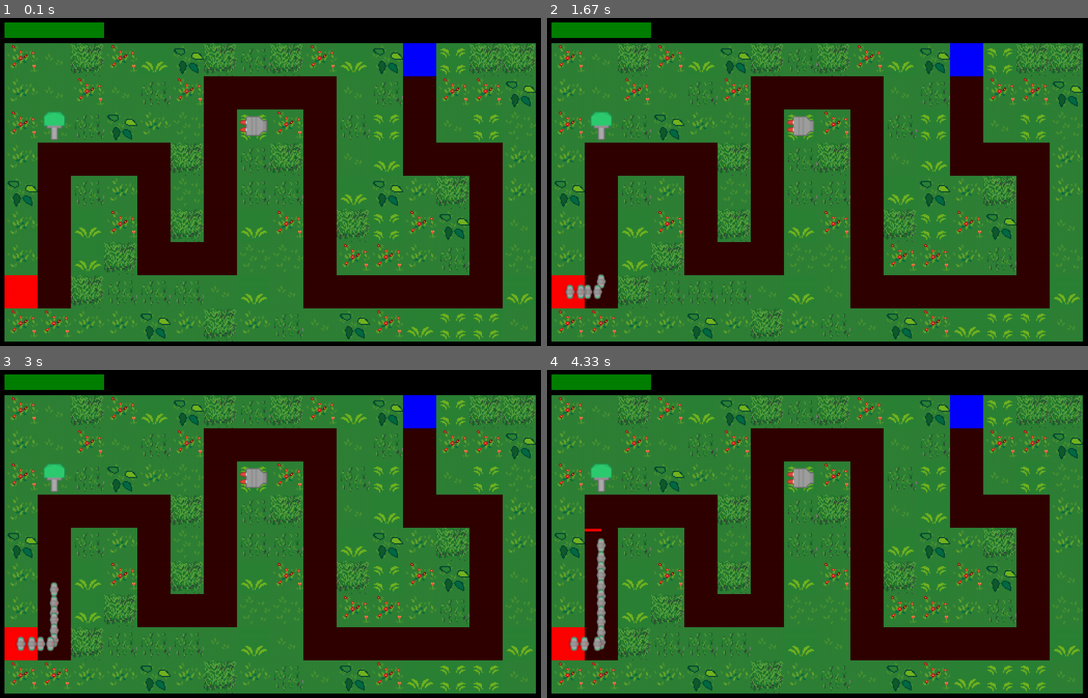
Above: before the commit, frames 1-4 (two rows, left to right).
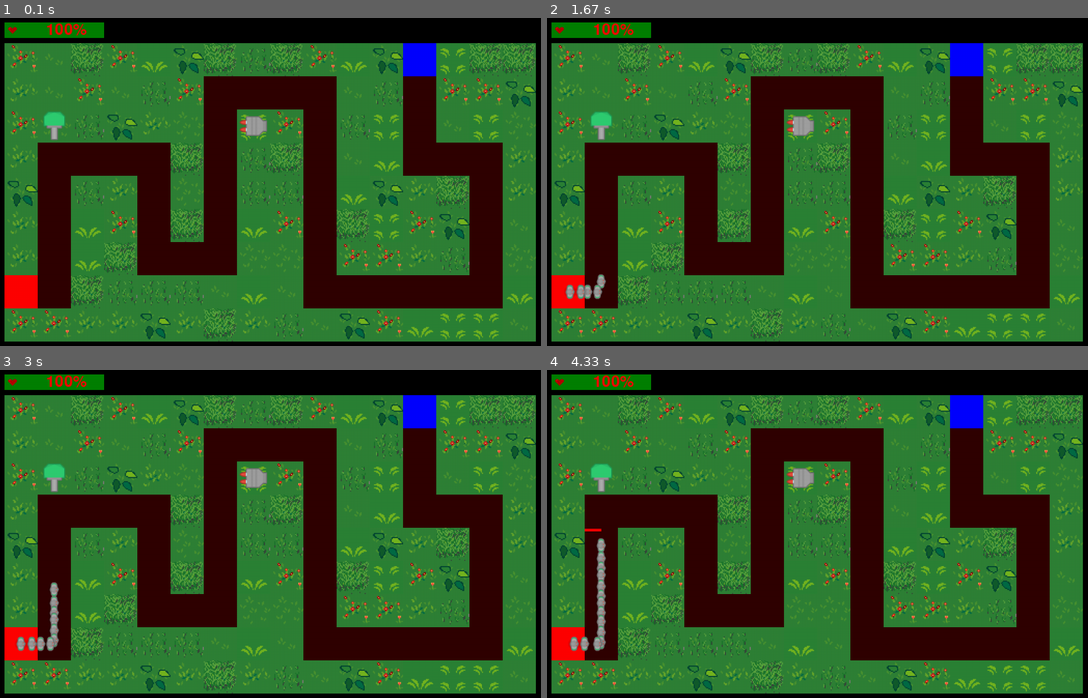
Above: after the commit, the same moments.

Repository: Eric-Guerra-Ribeiro/veik-defense
Game: pygame game, started from main.py
Two runs of this game, one before a commit and one after it. Both use one fixed random seed, a clock stepped at 60 frames per second and the inputs below.
Inputs:
- Up to frame 1 (0.1 s): no input
- Up to frame 2 (1.67 s): tap Space at 0.33, 0.73, 1.03, 1.23, 1.57 s
- Up to frame 3 (3 s): tap Space at 1.87, 2.07, 2.37, 2.63, 2.97 s
- Up to frame 4 (4.33 s): tap Space at 3.27, 3.4, 3.8, 4.1 s

The runs differ from the first frame. In frame 1, 0.2% of the frame differs, in the area x 1-17%, y 1-6%; in frame 2, 0.2%; in frame 3, 0.2%; in frame 4, 0.2%.

Commit message:
adding percentage to ally health bar

Diff:
--- a/art.py
+++ b/art.py
@@ -14,6 +14,7 @@
         self.map_img = self.make_map_surface(game.get_map())
         self.unit_imgs = self.make_unit_imgs()
         self.tower_imgs = self.make_tower_imgs()
+        self.regular_font = pygame.font.Font('freesansbold.ttf', 30)
 
 
     def make_map_surface(self, bf_map):
@@ -70,7 +71,11 @@
         Draws ally's camp hp bar.
         """
         pos = pgc.ALLY_CAMP_HP_POS
+        perc = int(100*perc_hp)
         pygame.draw.rect(self.screen, pgc.GREEN, pygame.Rect(*pos, perc_hp*pgc.GRID_SIZE*3, pgc.ALLY_CAMP_HP_HEIGHT))
+        text = self.regular_font.render(str(perc) + '%', True, pgc.RED)
+        self.screen.blit(text, pgc.ALLY_CAMP_HP_PERC_POS)
+        self.screen.blit(pygame.image.load("sprites/general/heart.png"), pgc.ALLY_CAMP_HP_POS)
 
     def draw(self):
         """
--- a/pygameconstants.py
+++ b/pygameconstants.py
@@ -9,6 +9,7 @@
 HP_HEIGHT = 5
 ALLY_CAMP_HP_HEIGHT = 30
 ALLY_CAMP_HP_POS = (30,10)
+ALLY_CAMP_HP_PERC_POS = (110,10)
 # Colors
 BLACK = 0, 0, 0
 WHITE = 255, 255, 255
Binary file added: sprites/general/heart.png
